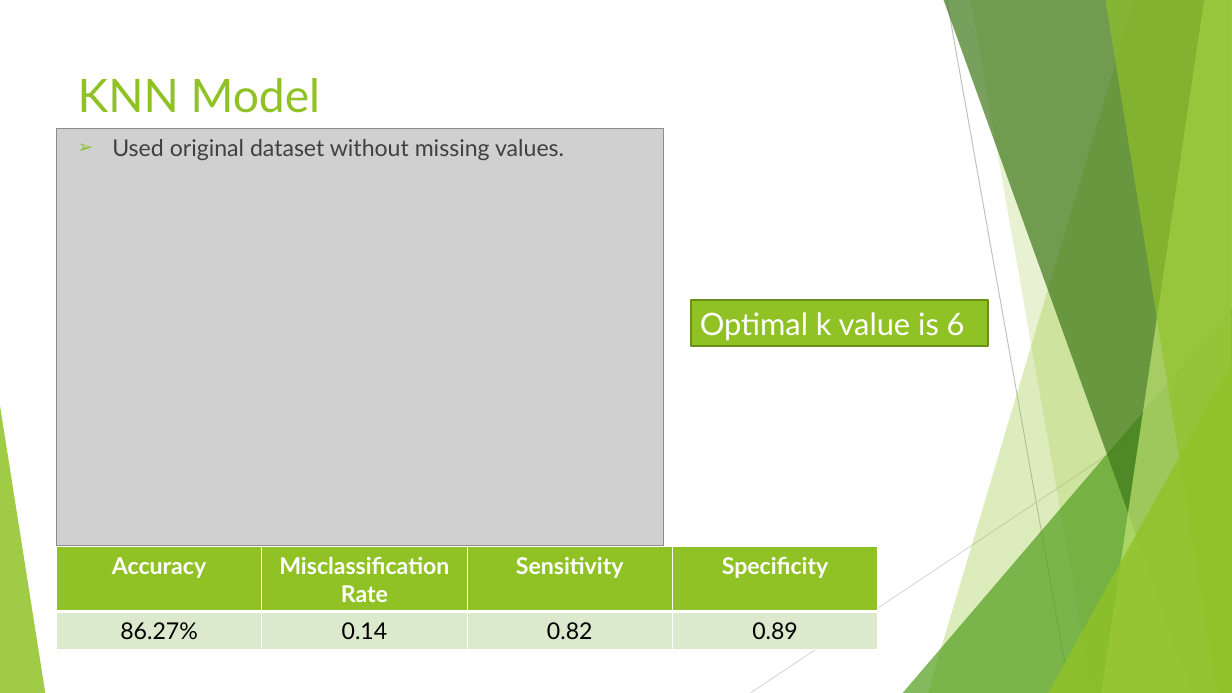
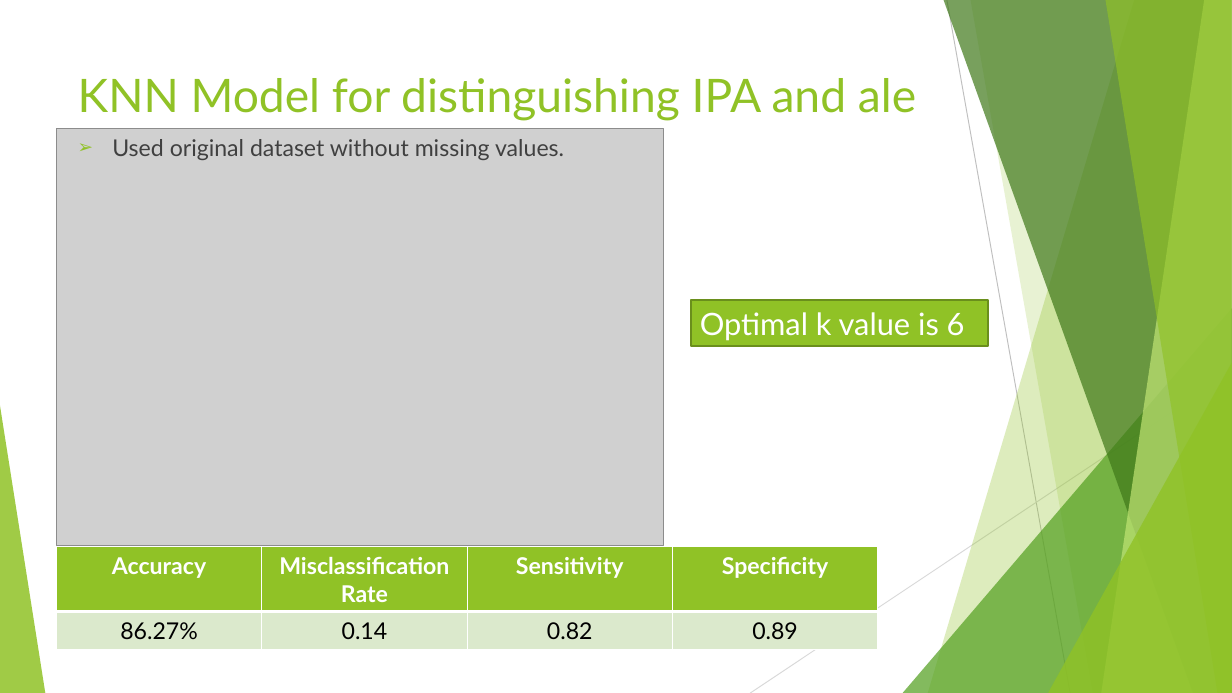
Before and after one commit to Omehrpour/R_proj_beer_market-, a slide deck: slide 22 of CaseStudy01.pptx (slide 11 before the commit). Drawn at 1232x693 pixels with LibreOffice and Linux fonts; fonts in the diff are those of the drawing; grey boxes stand for pictures. Boxes give left, top, right and bottom in pixels: in the first picture for what was removed or moved away, otherwise in the second. Text is boxed around its words. In the diff, an @@ line names an element or a change of style, - is before the commit and + after.

```diff
--- a/CaseStudy01.pptx
+++ b/CaseStudy01.pptx
@@ title at (x1=78, y1=78, x2=916, y2=121): text changed @@
-KNN Model
+KNN Model for distinguishing IPA and ale
```
Also in this commit, not shown: 2 other slides changed, 14 slides added, 1 slide removed.
